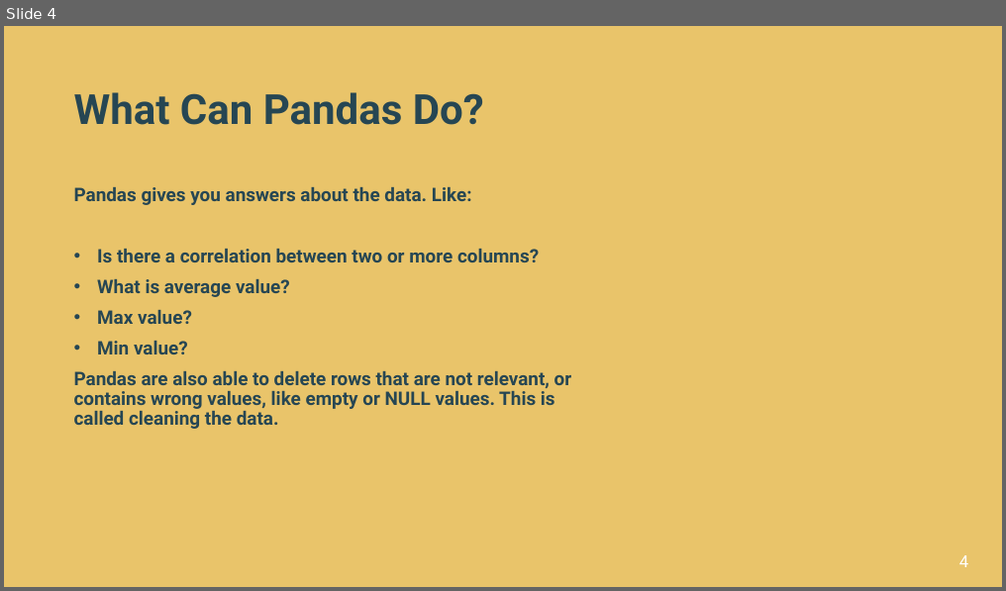
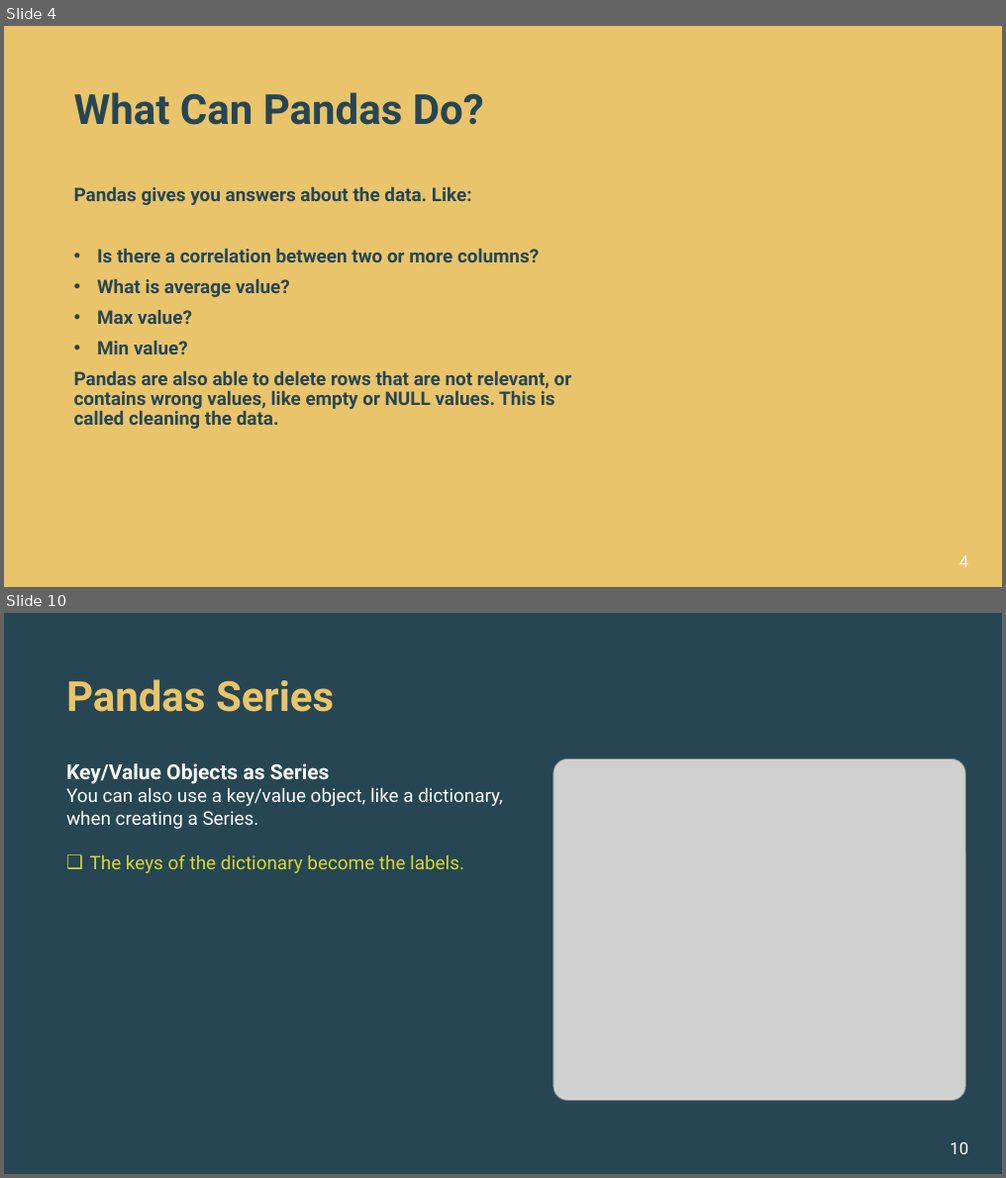
Before and after one commit to alishhde/PandasTutorial, a slide deck: Pandas Tutorials.pptx. Shown one above the other, each under a label of ours: slide 4 before the commit, slides 4 and 10 after it; the slides between them are not shown. The pictures are 1006x591 and 1006x1178 pixels, drawn with LibreOffice and Linux fonts; fonts in the diff are those of the drawing; grey boxes stand for pictures; background and template pictures are left out. Boxes give left, top, right and bottom in pixels: in the first picture for what was removed or moved away, otherwise in the second. Text is boxed around its words. In the diff, an @@ line names an element or a change of style, - is before the commit and + after.

```diff
--- a/Pandas Tutorials.pptx
+++ b/Pandas Tutorials.pptx
@@ slide 10 added at [4, 613, 1002, 1174], background #264653 @@
@@ title added at [66, 679, 334, 712], 40 pt, text #E9C46A, bold @@
+Pandas Series
@@ picture added at [553, 759, 966, 1100] @@
@@ text added at [66, 763, 503, 873], 18 pt, text #FFFFFF @@
+Key/Value Objects as Series
+You can also use a key/value object, like a dictionary, when creating a Series.
+❑ The keys of the dictionary become the labels.
@@ page number added at [949, 1143, 968, 1155], 16 pt, text #FFFFFF @@
+10
```
Also in this commit, not shown: 13 slides changed, 34 other slides added, 11 other files.
